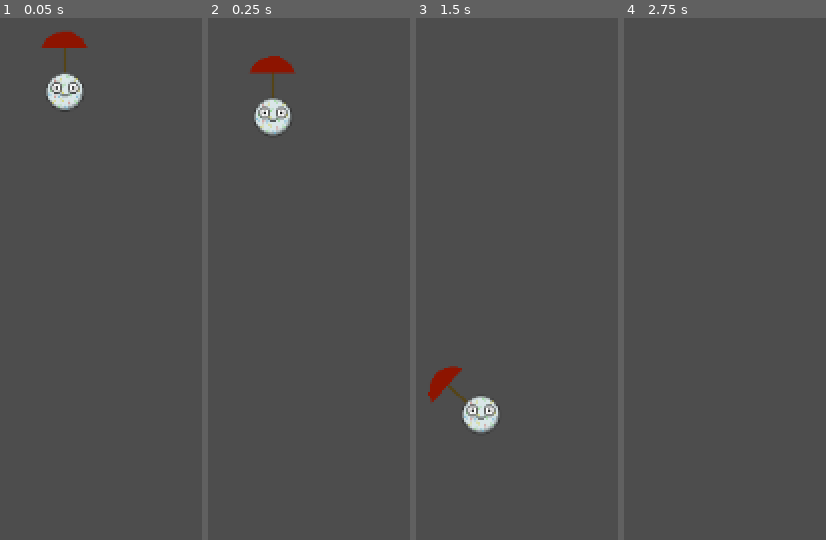
Above: before the commit, frames 1-4 (left to right).
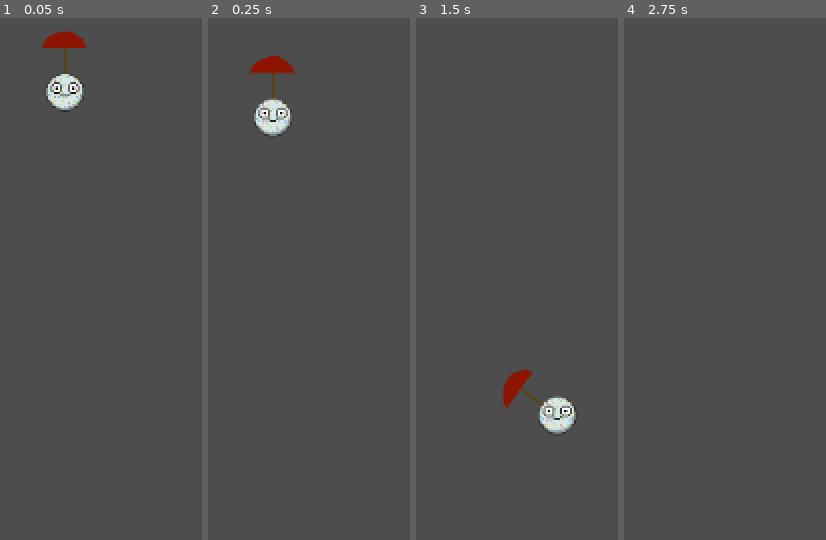
Above: after the commit, the same moments.

Repository: AnJ95/shiny-umbrella
Game: Godot game, scene res://scenes/player/player.tscn
The game is run twice, just before and just after one commit, with the same random seed, the same clock (stepped at 60 frames per second) and the same inputs. Before the commit the project has no main scene; this scene is started directly in both runs.
Inputs (mouse positions are in pixels of both pictures, inside the frame that each line leads up to):
- Up to frame 1 (0.05 s): no input
- Up to frame 2 (0.25 s): no input
- Up to frame 3 (1.5 s): move the mouse to (outside the picture) at 0.52 s; hold D (right, bound only after the commit) from 0.53 s (still down); tap W (up, bound only after the commit) at 0.6, 0.77, 1.07, 1.35 s; move the mouse to (outside the picture) at 1.27 s
- Up to frame 4 (2.75 s): tap W (up, bound only after the commit) at 1.52, 1.82, 2.1 s; move the mouse to (outside the picture) at 2.02 s; release D (right, bound only after the commit) at 2.03 s; hold A (left, bound only after the commit) from 2.03 s (still down)

The runs differ from the first frame. In frame 1, 0.2% of the frame differs, in the area x 23-41%, y 10-18%; in frame 2, 0.2%; in frame 3, 3.2%, in the area x 5-80%, y 66-80%; in frame 4, nothing differs.

Commit message:
restored project.godot

Diff:
--- a/project.godot
+++ b/project.godot
@@ -11,8 +11,37 @@
 [application]
 
 config/name="Shiny Umbrella"
+run/main_scene="res://scenes/player/player.tscn"
 config/features=PackedStringArray("4.3", "Mobile")
 config/icon="res://icon.svg"
+
+[input]
+
+left={
+"deadzone": 0.5,
+"events": [Object(InputEventKey,"resource_local_to_scene":false,"resource_name":"","device":-1,"window_id":0,"alt_pressed":false,"shift_pressed":false,"ctrl_pressed":false,"meta_pressed":false,"pressed":false,"keycode":0,"physical_keycode":65,"key_label":0,"unicode":97,"location":0,"echo":false,"script":null)
+, Object(InputEventKey,"resource_local_to_scene":false,"resource_name":"","device":-1,"window_id":0,"alt_pressed":false,"shift_pressed":false,"ctrl_pressed":false,"meta_pressed":false,"pressed":false,"keycode":0,"physical_keycode":4194319,"key_label":0,"unicode":0,"location":0,"echo":false,"script":null)
+]
+}
+right={
+"deadzone": 0.5,
+"events": [Object(InputEventKey,"resource_local_to_scene":false,"resource_name":"","device":-1,"window_id":0,"alt_pressed":false,"shift_pressed":false,"ctrl_pressed":false,"meta_pressed":false,"pressed":false,"keycode":0,"physical_keycode":68,"key_label":0,"unicode":100,"location":0,"echo":false,"script":null)
+, Object(InputEventKey,"resource_local_to_scene":false,"resource_name":"","device":-1,"window_id":0,"alt_pressed":false,"shift_pressed":false,"ctrl_pressed":false,"meta_pressed":false,"pressed":false,"keycode":0,"physical_keycode":4194321,"key_label":0,"unicode":0,"location":0,"echo":false,"script":null)
+]
+}
+up={
+"deadzone": 0.5,
+"events": [Object(InputEventKey,"resource_local_to_scene":false,"resource_name":"","device":-1,"window_id":0,"alt_pressed":false,"shift_pressed":false,"ctrl_pressed":false,"meta_pressed":false,"pressed":false,"keycode":0,"physical_keycode":87,"key_label":0,"unicode":119,"location":0,"echo":false,"script":null)
+, Object(InputEventKey,"resource_local_to_scene":false,"resource_name":"","device":-1,"window_id":0,"alt_pressed":false,"shift_pressed":false,"ctrl_pressed":false,"meta_pressed":false,"pressed":false,"keycode":0,"physical_keycode":4194320,"key_label":0,"unicode":0,"location":0,"echo":false,"script":null)
+, Object(InputEventKey,"resource_local_to_scene":false,"resource_name":"","device":-1,"window_id":0,"alt_pressed":false,"shift_pressed":false,"ctrl_pressed":false,"meta_pressed":false,"pressed":false,"keycode":0,"physical_keycode":32,"key_label":0,"unicode":32,"location":0,"echo":false,"script":null)
+]
+}
+down={
+"deadzone": 0.5,
+"events": [Object(InputEventKey,"resource_local_to_scene":false,"resource_name":"","device":-1,"window_id":0,"alt_pressed":false,"shift_pressed":false,"ctrl_pressed":false,"meta_pressed":false,"pressed":false,"keycode":0,"physical_keycode":83,"key_label":0,"unicode":115,"location":0,"echo":false,"script":null)
+, Object(InputEventKey,"resource_local_to_scene":false,"resource_name":"","device":-1,"window_id":0,"alt_pressed":false,"shift_pressed":false,"ctrl_pressed":false,"meta_pressed":false,"pressed":false,"keycode":0,"physical_keycode":4194322,"key_label":0,"unicode":0,"location":0,"echo":false,"script":null)
+]
+}
 
 [layer_names]
 
@@ -20,4 +49,5 @@
 
 [rendering]
 
+textures/canvas_textures/default_texture_filter=0
 renderer/rendering_method="mobile"
